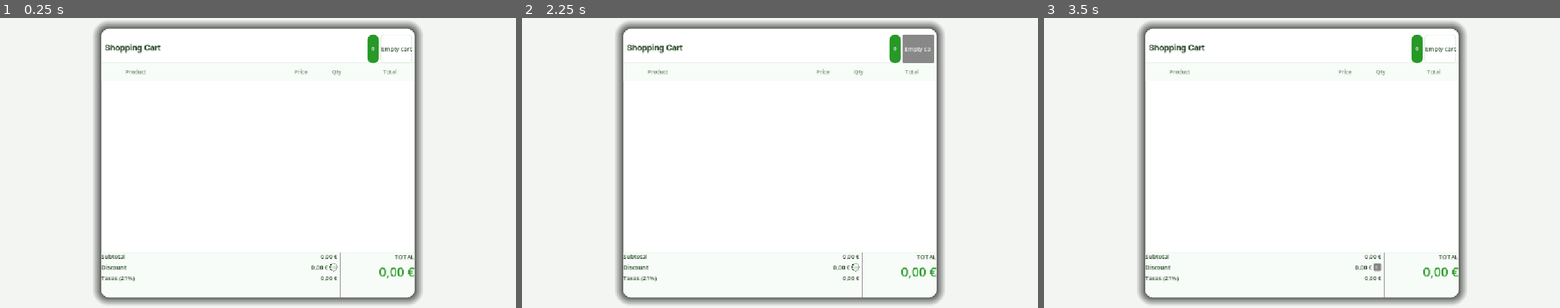
Above: before the commit, frames 1-3 (left to right).
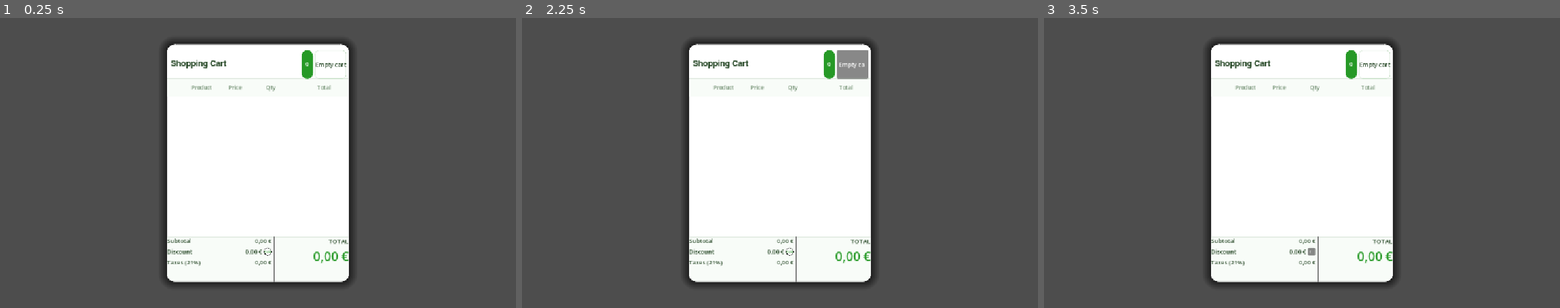
Above: after the commit, the same moments.

Repository: fersaezl/Algodonales-Fresh-POS
Game: Godot game, scene res://Scenes/Cart.tscn
Two runs of this game, one before a commit and one after it. Both use one fixed random seed, a clock stepped at 60 frames per second and the inputs below. The project has no main scene, so this scene is started directly.
Inputs:
- Up to frame 1 (0.25 s): no input
- Up to frame 2 (2.25 s): click "Empty cart" at 0.5 s; click "Edit" at 1.25 s; click "Empty cart" at 2 s
- Up to frame 3 (3.5 s): click "Edit" at 2.75 s

The runs differ from the first frame. In frame 1, 73% of the frame differs, in the area x 0-100%, y 0-100%; in frame 2, 73%; in frame 3, 73%.

Commit message:
Refactor Cart scene by removing unused background node and adjusting minimum size of MainCard

Diff:
--- a/Scenes/Cart.tscn
+++ b/Scenes/Cart.tscn
@@ -1,9 +1,6 @@
-[gd_scene format=3 uid="uid://bxr4whmijjkgs"]
+[gd_scene format=3 uid="uid://dv7f4vrrk87vl"]
 
 [ext_resource type="FontFile" uid="uid://qjmd2hn4xs13" path="res://Assets/Fonts/Helvetica-Bold.ttf" id="1_puk5m"]
-
-[sub_resource type="StyleBoxFlat" id="StyleBoxFlat_x4nsc"]
-bg_color = Color(0.9490196, 0.9607843, 0.9490196, 1)
 
 [sub_resource type="StyleBoxFlat" id="StyleBoxFlat_puk5m"]
 bg_color = Color(1, 1, 1, 1)
@@ -73,15 +70,6 @@
 grow_horizontal = 2
 grow_vertical = 2
 
-[node name="Background" type="Panel" parent="." unique_id=1818004259]
-layout_mode = 1
-anchors_preset = 15
-anchor_right = 1.0
-anchor_bottom = 1.0
-grow_horizontal = 2
-grow_vertical = 2
-theme_override_styles/panel = SubResource("StyleBoxFlat_x4nsc")
-
 [node name="CenterContainer" type="CenterContainer" parent="." unique_id=1095991892]
 layout_mode = 1
 anchors_preset = 15
@@ -91,7 +79,7 @@
 grow_vertical = 2
 
 [node name="MainCard" type="Panel" parent="CenterContainer" unique_id=1438550758]
-custom_minimum_size = Vector2(700, 600)
+custom_minimum_size = Vector2(406, 530)
 layout_mode = 2
 theme_override_styles/panel = SubResource("StyleBoxFlat_puk5m")
 
